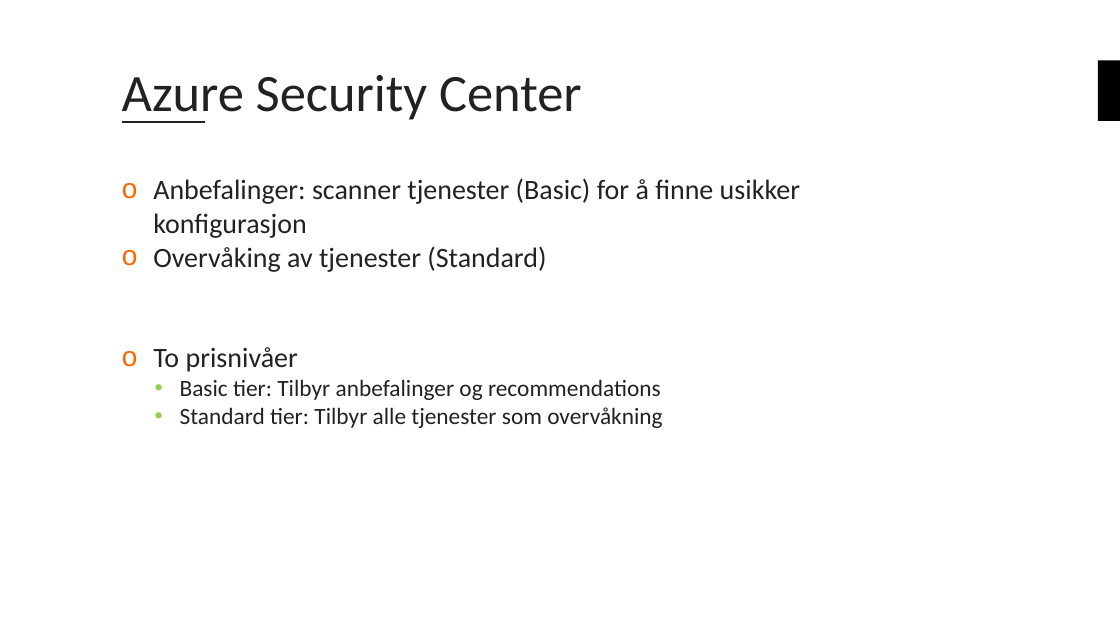
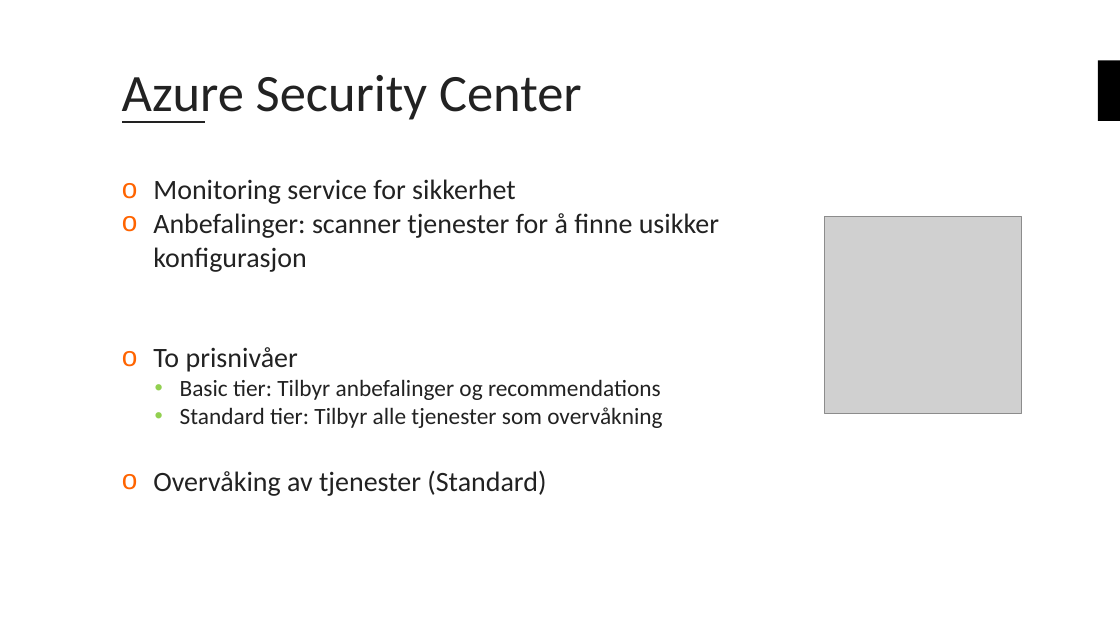
Before and after one commit to bouvet/azure-workshops, a slide deck: slide 8 of Workshop_3/Presentasjon/Azureskolen-Workshop#3.pptx. Drawn at 1120x630 pixels with LibreOffice and Linux fonts; fonts in the diff are those of the drawing; grey boxes stand for pictures; background and template pictures are left out. Boxes give left, top, right and bottom in pixels: in the first picture for what was removed or moved away, otherwise in the second. Text is boxed around its words. In the diff, an @@ line names an element or a change of style, - is before the commit and + after.

```diff
--- a/Workshop_3/Presentasjon/Azureskolen-Workshop#3.pptx
+++ b/Workshop_3/Presentasjon/Azureskolen-Workshop#3.pptx
@@ text at (153, 179, 719, 272): text changed @@
-o Anbefalinger: scanner tjenester (Basic) for å finne usikker konfigurasjon
-o Overvåking av tjenester (Standard)
+o Monitoring service for sikkerhet
+o Anbefalinger: scanner tjenester for å finne usikker konfigurasjon
@@ picture added at (825, 217, 1022, 413) @@
@@ text at (153, 470, 546, 496): paragraph added @@
+o Overvåking av tjenester (Standard)
```
Also in this commit, not shown: 7 other slides changed.
